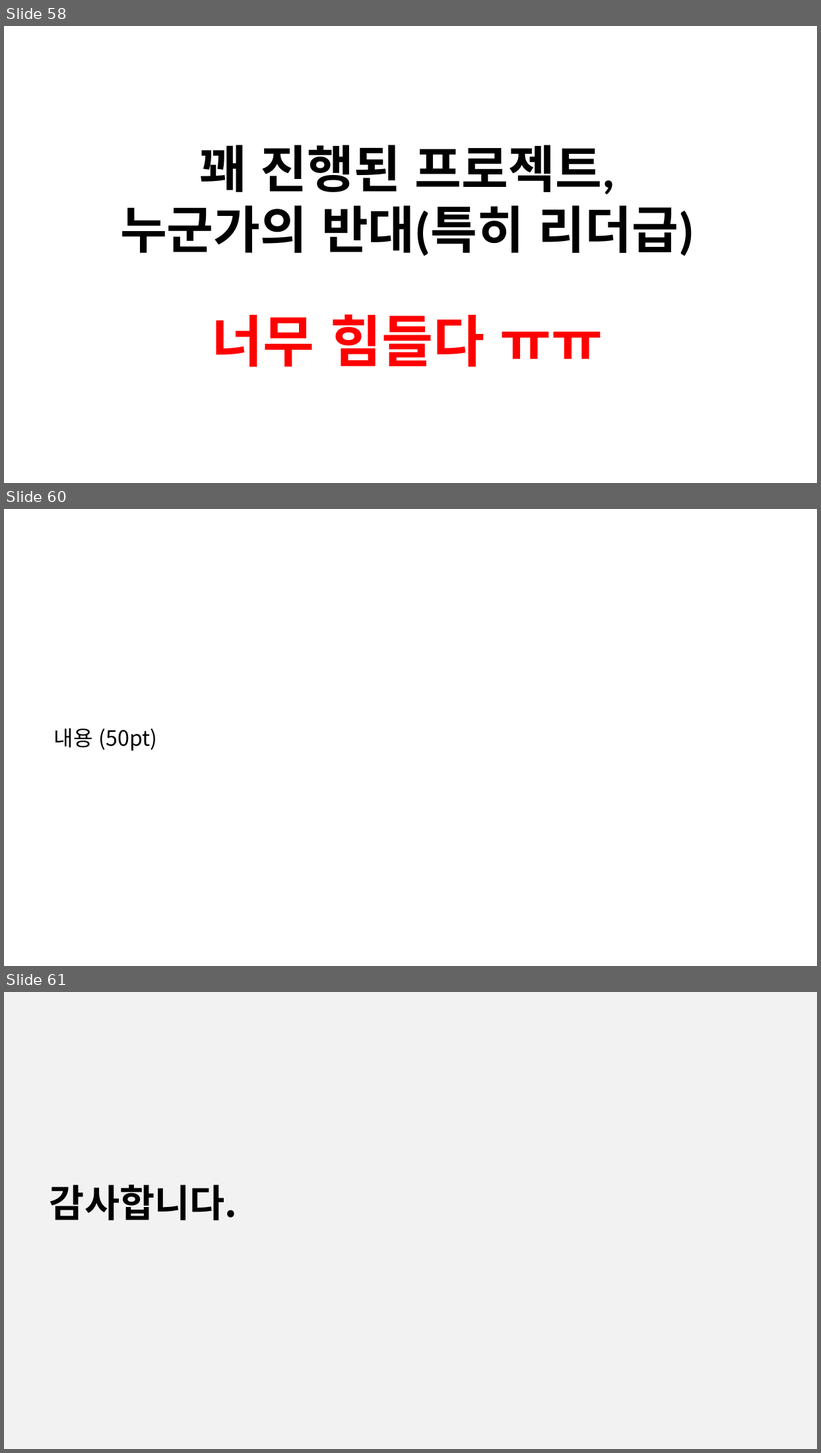
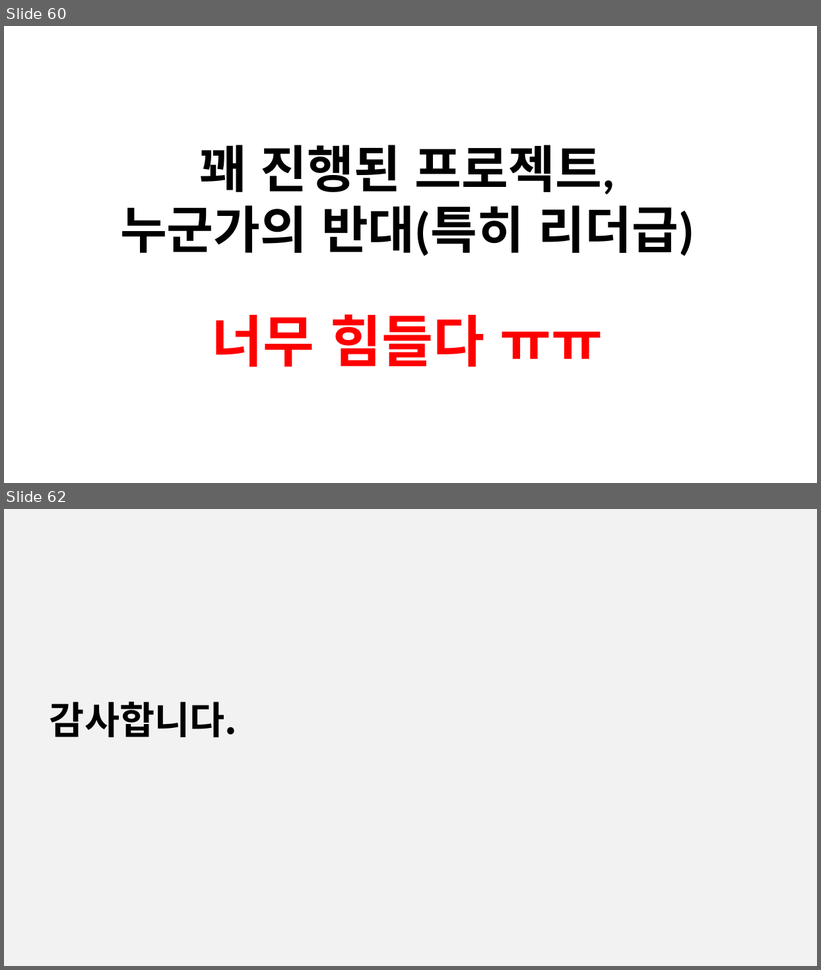
Before and after one commit to jacking75/conf_cpp_korea_2018-08, a slide deck: [C++ Korea 4th Seminar]Visual Cpp에서 유닛 테스트 하기.pptx. Shown one above the other, each under a label of ours: slides 58, 60 and 61 before the commit, slides 60 and 62 after it; the slides between them are not shown. The pictures are 821x1453 and 821x970 pixels, drawn with LibreOffice and Linux fonts; fonts in the diff are those of the drawing. Boxes give left, top, right and bottom in pixels: in the first picture for what was removed or moved away, otherwise in the second. Text is boxed around its words. In the diff, an @@ line names an element or a change of style, - is before the commit and + after.

```diff
--- a/[C++ Korea 4th Seminar]Visual Cpp에서 유닛 테스트 하기.pptx
+++ b/[C++ Korea 4th Seminar]Visual Cpp에서 유닛 테스트 하기.pptx
@@ slide 60 removed at box(4, 509, 817, 966), background #FFFFFF @@
@@ text removed at box(54, 728, 158, 751) @@
-내용 (50pt)
@@ what was slide 58 is now slide 60 @@
@@ what was slide 61 is now slide 62 @@
```
Also in this commit, not shown: 7 slides changed, 6 slides added, 4 other slides removed, 16 other files.
